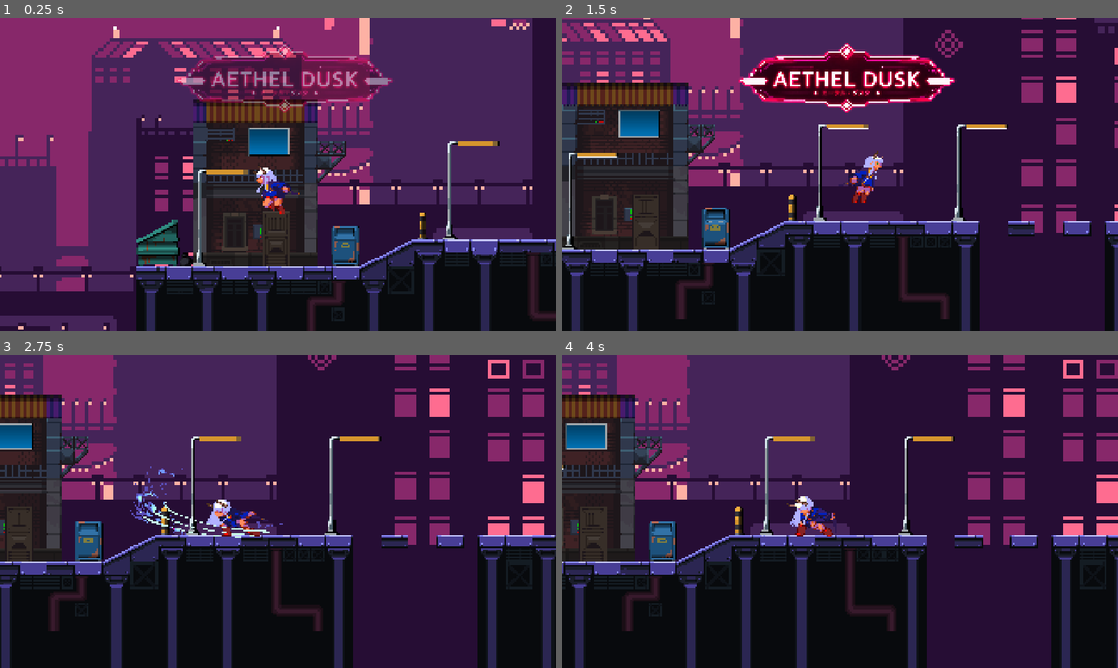
Above: before the commit, frames 1-4 (two rows, left to right).
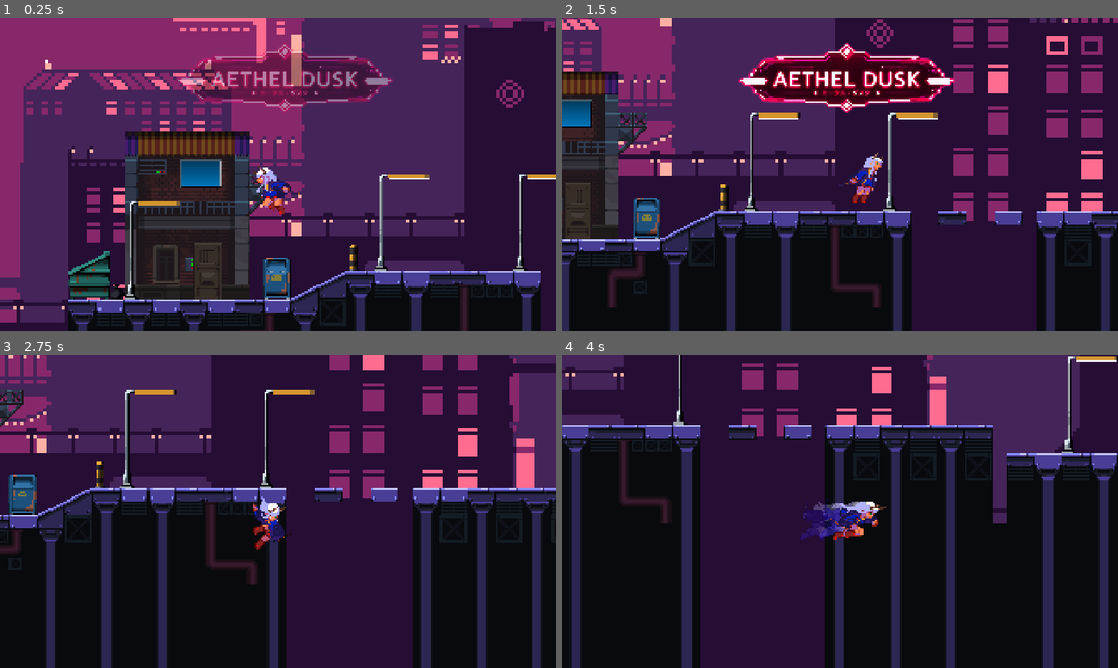
Above: after the commit, the same moments.

Repository: Dosno/CyberRunner
Game: Godot game, scene res://Scenes/game.tscn
Two runs of this game, one before a commit and one after it. Both use one fixed random seed, a clock stepped at 60 frames per second and the inputs below.
Inputs (mouse positions are in pixels of both pictures, inside the frame that each line leads up to):
- Up to frame 1 (0.25 s): no input
- Up to frame 2 (1.5 s): tap Enter (ui_accept) at 0.5, 0.77 s; move the mouse to (962, 158) at 0.52 s; hold Right (ui_right) from 0.53 s (still down); right-click (962, 158) at 0.6 s; tap Shift (dodge) at 0.8, 1.35 s; move the mouse to (728, 190) at 1.27 s
- Up to frame 3 (2.75 s): tap Enter (ui_accept) at 1.52 s; right-click (166, 527) at 1.55 s; move the mouse to (333, 442) at 2.02 s; release Right (ui_right) at 2.03 s; hold Left (ui_left) from 2.03 s (still down); right-click (333, 442) at 2.1 s; tap Shift (dodge) at 2.3 s
- Up to frame 4 (4 s): move the mouse to (812, 574) at 2.77 s; release Left (ui_left) at 2.78 s; hold Right (ui_right) from 2.78 s (still down); click (812, 574) at 2.85 s; tap Enter (ui_accept) at 3.02, 3.77 s; right-click (812, 574) at 3.05 s; move the mouse to (1006, 558) at 3.52 s; hold C (crouch) from 3.53 s (still down); tap Shift (dodge) at 3.8 s

The runs differ from the first frame. In frame 1, 59% of the frame differs, in the area x 0-100%, y 0-100%; in frame 2, 49%; in frame 3, 55%; in frame 4, 75%.

Commit message:
added scren shake and damage counter

Diff:
--- /dev/null
+++ b/Scenes/damage_number.tscn
@@ -0,0 +1,8 @@
+[gd_scene format=3 uid="uid://cy54yv6tva4db"]
+
+[ext_resource type="Script" uid="uid://d2fgt4tiix316" path="res://Scripts/damage_number.gd" id="1_n4jia"]
+
+[node name="damage_number" type="Label" unique_id=362933426]
+offset_right = 40.0
+offset_bottom = 23.0
+script = ExtResource("1_n4jia")
--- a/Scenes/game.tscn
+++ b/Scenes/game.tscn
@@ -1249,7 +1249,7 @@
 tile_set = SubResource("TileSet_8wyap")
 
 [node name="Player" parent="." unique_id=248399568 instance=ExtResource("1_ebmjs")]
-position = Vector2(-30, -372)
+position = Vector2(49, -409)
 
 [node name="Level1 Moving Platform" parent="." unique_id=270497472 instance=ExtResource("4_3dryh")]
 position = Vector2(1125, -263)
--- a/Scenes/underworld.tscn
+++ b/Scenes/underworld.tscn
@@ -6,6 +6,7 @@
 [ext_resource type="PackedScene" uid="uid://di0ibdd0xk3sf" path="res://Scenes/blood_monster_a.tscn" id="4_uw0o6"]
 [ext_resource type="PackedScene" uid="uid://dhdpgukqk811l" path="res://Scenes/Demon_A.tscn" id="5_5t5tt"]
 [ext_resource type="PackedScene" uid="uid://leimblun6a42" path="res://Scenes/killzone.tscn" id="6_5t5tt"]
+[ext_resource type="PackedScene" uid="uid://cce23c3g6b1m8" path="res://Scenes/portal_2.tscn" id="7_cyv2j"]
 
 [sub_resource type="TileSetAtlasSource" id="TileSetAtlasSource_28nxo"]
 texture = ExtResource("1_4g2wi")
@@ -423,44 +424,68 @@
 scale = Vector2(1.735, 1.735)
 
 [node name="Demon_A" parent="." unique_id=143482283 instance=ExtResource("5_5t5tt")]
-position = Vector2(-316, 91)
+position = Vector2(4107, 137)
 
 [node name="Demon_A2" parent="." unique_id=1908941932 instance=ExtResource("5_5t5tt")]
-position = Vector2(1648, 201)
+position = Vector2(4229, 134)
 
 [node name="Demon_A3" parent="." unique_id=940614598 instance=ExtResource("5_5t5tt")]
-position = Vector2(1740, 202)
+position = Vector2(4321, 135)
 
 [node name="Demon_A4" parent="." unique_id=580793166 instance=ExtResource("5_5t5tt")]
-position = Vector2(1862, 208)
+position = Vector2(4443, 141)
 
 [node name="Demon_A5" parent="." unique_id=258021934 instance=ExtResource("5_5t5tt")]
-position = Vector2(2441, 200)
+position = Vector2(4547, 123)
 
 [node name="Demon_A6" parent="." unique_id=25281251 instance=ExtResource("5_5t5tt")]
-position = Vector2(2489, 215)
+position = Vector2(4595, 138)
 
 [node name="Demon_A7" parent="." unique_id=97241456 instance=ExtResource("5_5t5tt")]
-position = Vector2(2601, 207)
+position = Vector2(2536, 216)
+
+[node name="Demon_A9" parent="." unique_id=800357810 instance=ExtResource("5_5t5tt")]
+position = Vector2(2655, 211)
+
+[node name="Demon_A10" parent="." unique_id=1149305923 instance=ExtResource("5_5t5tt")]
+position = Vector2(2702, 211)
+
+[node name="Demon_A11" parent="." unique_id=955072289 instance=ExtResource("5_5t5tt")]
+position = Vector2(365, 139)
+
+[node name="Demon_A8" parent="." unique_id=1852636569 instance=ExtResource("5_5t5tt")]
+position = Vector2(2422, 204)
 
 [node name="Blood Monster_A2" parent="." unique_id=1638908531 instance=ExtResource("4_uw0o6")]
-position = Vector2(1994, 200)
+position = Vector2(1707, 208)
+scale = Vector2(1.735, 1.735)
+
+[node name="Blood Monster_A7" parent="." unique_id=635393956 instance=ExtResource("4_uw0o6")]
+position = Vector2(1613, 207)
 scale = Vector2(1.735, 1.735)
 
 [node name="Blood Monster_A3" parent="." unique_id=1194728237 instance=ExtResource("4_uw0o6")]
-position = Vector2(2064, 198)
+position = Vector2(1787, 212)
 scale = Vector2(1.735, 1.735)
 
 [node name="Blood Monster_A4" parent="." unique_id=212976840 instance=ExtResource("4_uw0o6")]
-position = Vector2(2108, 202)
+position = Vector2(1899, 213)
 scale = Vector2(1.735, 1.735)
 
 [node name="Blood Monster_A5" parent="." unique_id=1899325432 instance=ExtResource("4_uw0o6")]
-position = Vector2(2143, 214)
+position = Vector2(1998, 215)
 scale = Vector2(1.735, 1.735)
 
 [node name="Blood Monster_A6" parent="." unique_id=872860570 instance=ExtResource("4_uw0o6")]
-position = Vector2(2289, 211)
+position = Vector2(2133, 215)
+scale = Vector2(1.735, 1.735)
+
+[node name="Blood Monster_A8" parent="." unique_id=45261419 instance=ExtResource("4_uw0o6")]
+position = Vector2(2184, 213)
+scale = Vector2(1.735, 1.735)
+
+[node name="Blood Monster_A9" parent="." unique_id=675693776 instance=ExtResource("4_uw0o6")]
+position = Vector2(2248, 211)
 scale = Vector2(1.735, 1.735)
 
 [node name="Player" parent="." unique_id=248399568 instance=ExtResource("2_28nxo")]
@@ -503,3 +528,9 @@
 [node name="CollisionShape2D" type="CollisionShape2D" parent="Killzones/Killzone3" unique_id=1725016966]
 position = Vector2(111.5, 3.5)
 shape = SubResource("RectangleShape2D_rqmxw")
+
+[node name="portal3" parent="." unique_id=726366735 instance=ExtResource("7_cyv2j")]
+position = Vector2(6171, 34)
+target_scene_path = "uid://bmj6h8j7vir4"
+
+[editable path="portal3"]
--- /dev/null
+++ b/Scripts/damage_number.gd
@@ -0,0 +1,25 @@
+extends Label
+
+func setup(amount: int, is_critical: bool = false) -> void:
+	text = str(amount)
+
+	# Style options
+	if is_critical:
+		modulate = Color(1.0, 0.2, 0.2) # Red for high/heavy damage
+		scale = Vector2(1.3, 1.3)
+	else:
+		modulate = Color(1.0, 0.9, 0.3) # Yellow for regular light hits
+
+	# Animate float up and fade out
+	var tween = create_tween().set_parallel(true)
+
+	tween.tween_property(self, "global_position:y", global_position.y - 30.0, 0.5)\
+		.set_trans(Tween.TRANS_SINE)\
+		.set_ease(Tween.EASE_OUT)
+
+	tween.tween_property(self, "modulate:a", 0.0, 0.5)\
+		.set_trans(Tween.TRANS_SINE)\
+		.set_ease(Tween.EASE_IN)
+
+	await tween.finished
+	queue_free()
--- a/Scripts/enemy_base.gd
+++ b/Scripts/enemy_base.gd
@@ -1,4 +1,7 @@
 extends CharacterBody2D
+
+# Preload damage number scene from your Scenes folder
+const DAMAGE_NUMBER_SCENE = preload("res://Scenes/damage_number.tscn")
 
 # Stats
 @export var max_health: int = 50
@@ -29,7 +32,6 @@
 	current_health = max_health
 	add_to_group("enemy")
 
-	# Clean node name (removes numbers added by Godot when duplicating, e.g., "Demon_A2" -> "Demon_A")
 	if anim_prefix.is_empty():
 		var clean_node_name = RegEx.create_from_string("[0-9]+$").sub(name, "")
 		anim_prefix = clean_node_name + "_"
@@ -90,6 +92,13 @@
 
 	current_health -= amount
 
+	# Spawn Damage Number above the monster
+	if DAMAGE_NUMBER_SCENE:
+		var dmg_num = DAMAGE_NUMBER_SCENE.instantiate()
+		get_tree().root.add_child(dmg_num)
+		dmg_num.global_position = global_position + Vector2(randf_range(-8, 8), -25)
+		dmg_num.setup(amount, amount >= 18)
+
 	if current_health <= 0:
 		current_state = State.DEAD
 		velocity = Vector2.ZERO
@@ -100,7 +109,7 @@
 		velocity.x = knockback_dir * 120.0
 		play_enemy_anim("Hurt")
 
-# --- SIGNALS ---
+# --- SIGNALS & HELPERS ---
 
 func _on_detection_area_body_entered(body: Node2D) -> void:
 	if body.is_in_group("player") or body.name.begins_with("Player") or body.name.begins_with("player"):
@@ -142,8 +151,6 @@
 	if attack_shape_left: attack_shape_left.disabled = false
 	if attack_shape_right: attack_shape_right.disabled = false
 
-# --- HELPERS ---
-
 func update_facing(dir: float) -> void:
 	if animated_sprite:
 		if dir < 0:
--- a/Scripts/player.gd
+++ b/Scripts/player.gd
@@ -28,6 +28,10 @@
 const LOOK_AHEAD_DISTANCE = 40.0
 const LOOK_AHEAD_SPEED = 3.0
 
+# Screen Shake Variables
+var shake_intensity: float = 0.0
+var shake_decay: float = 15.0
+
 # Respawn & Checkpoint Variables
 var stage_start_position: Vector2 = Vector2.ZERO
 var active_checkpoint: Vector2 = Vector2.ZERO
@@ -141,6 +145,14 @@
 		is_walking_toggle = !is_walking_toggle
 
 func _physics_process(delta: float) -> void:
+	# --- SCREEN SHAKE PROCESSING ---
+	if shake_intensity > 0.0:
+		shake_intensity = move_toward(shake_intensity, 0.0, shake_decay * delta)
+		camera.offset = Vector2(
+			randf_range(-shake_intensity, shake_intensity),
+			randf_range(-shake_intensity, shake_intensity)
+		)
+
 	if current_state == State.DEAD or is_respawning:
 		return
 
@@ -352,6 +364,7 @@
 func handle_plunge_attack_state(_delta: float) -> void:
 	if is_on_floor() and animated_sprite.animation != "dodge atk 3x_merged":
 		play_animation("dodge atk 3x_merged")
+		trigger_hit_impact(6.0, 0.03)
 
 func handle_air_dash_state(_delta: float) -> void:
 	velocity.y = 0
@@ -400,6 +413,8 @@
 func take_damage(amount: int = 1, attacker_pos: Vector2 = Vector2.ZERO) -> void:
 	if current_state in [State.HURT, State.DEAD] or invincibility_timer > 0.0 or is_respawning:
 		return
+
+	trigger_hit_impact(5.0, 0.0)
 
 	invincibility_timer = INVINCIBILITY_TIME
 	hurt_timer = HURT_DURATION
@@ -496,6 +511,7 @@
 	play_animation("3x atk_merged", true)
 	enable_sword_hitbox()
 	combo_step = 0
+	trigger_hit_impact(2.0, 0.0)
 
 func perform_dodge_attack_step() -> void:
 	current_state = State.DODGE_ATTACK
@@ -545,9 +561,22 @@
 	_apply_damage_to_target(area)
 	_apply_damage_to_target(area.get_parent())
 
+func trigger_hit_impact(intensity: float = 4.0, freeze_duration: float = 0.05) -> void:
+	shake_intensity = intensity
+
+	if freeze_duration > 0.0:
+		Engine.time_scale = 0.05
+		await get_tree().create_timer(freeze_duration * 0.05, true, false, true).timeout
+		Engine.time_scale = 1.0
+
 func _apply_damage_to_target(target: Node) -> void:
 	if target and target != self and target.has_method("take_damage"):
 		target.take_damage(current_attack_damage)
+
+		# Scale impact: Light attacks give soft shake/freeze, Heavy hits give a bigger punch
+		var shake = 3.0 if current_attack_damage < 18 else 7.0
+		var freeze = 0.04 if current_attack_damage < 18 else 0.08
+		trigger_hit_impact(shake, freeze)
 
 # --- HELPERS ---
 
Not shown, added: Scripts/damage_number.gd.uid
